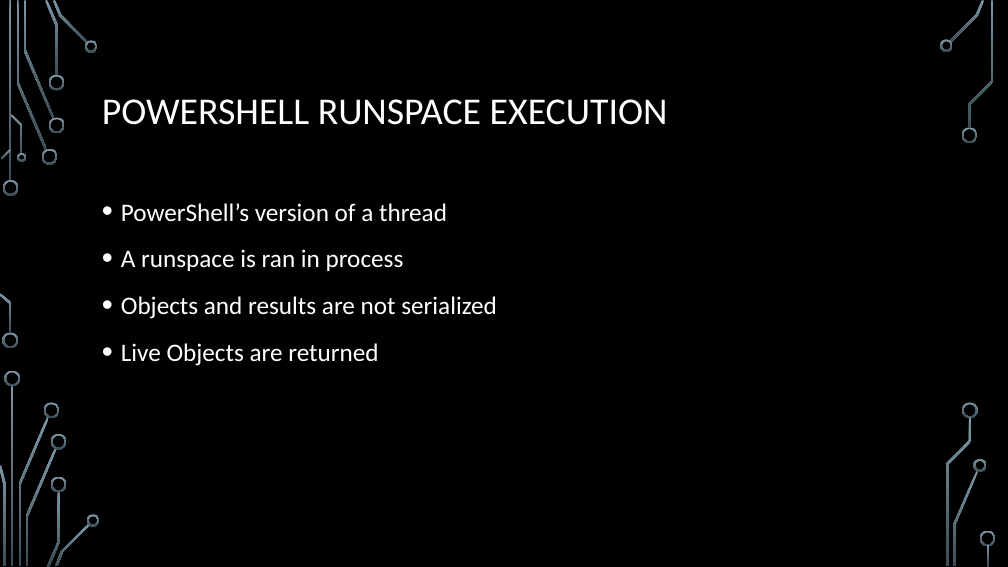
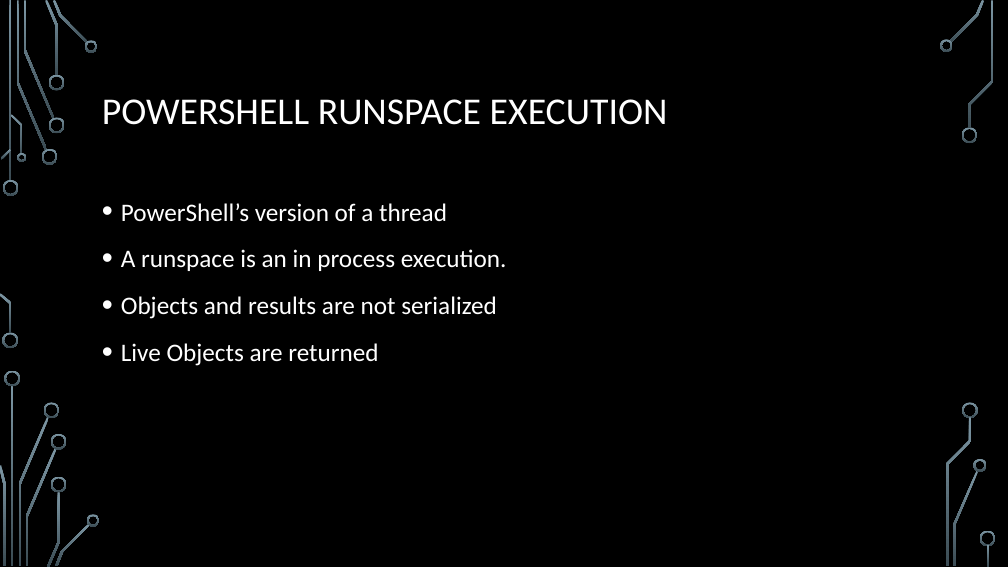
Before and after one commit to organicit/Parallel-and-Async-Scripting-with-PowerShell-, a slide deck: slide 6 of src/Parallel and Async Scripting.pptx. Drawn at 1008x567 pixels with LibreOffice and Linux fonts; fonts in the diff are those of the drawing; background and template pictures are left out. Boxes give left, top, right and bottom in pixels: in the first picture for what was removed or moved away, otherwise in the second. Text is boxed around its words. In the diff, an @@ line names an element or a change of style, - is before the commit and + after.

```diff
--- a/src/Parallel and Async Scripting.pptx
+++ b/src/Parallel and Async Scripting.pptx
@@ text at (121, 249, 507, 271): text changed @@
-• A runspace is ran in process
+• A runspace is an in process execution.
```
Also in this commit, not shown: 2 other slides changed, 5 other files.
